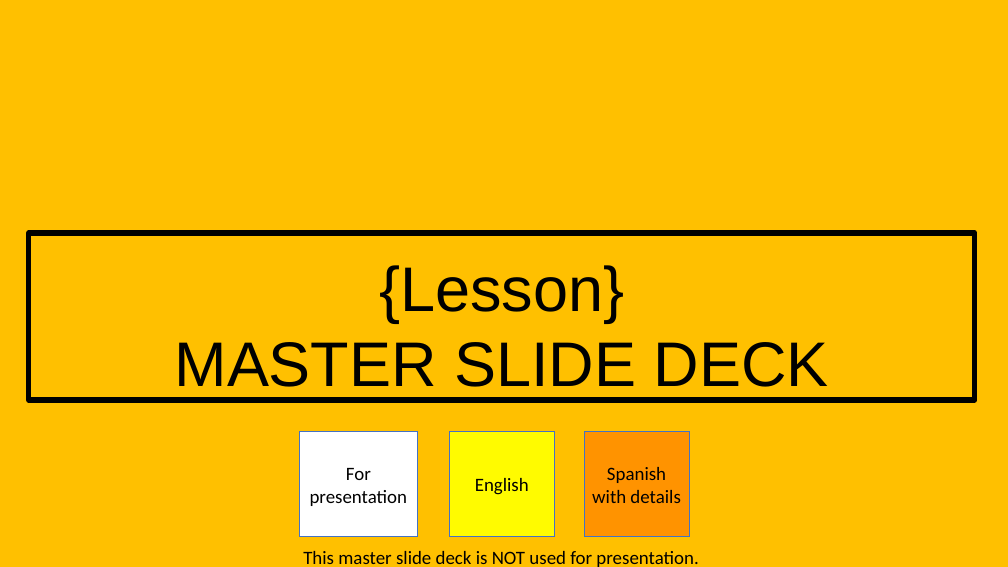
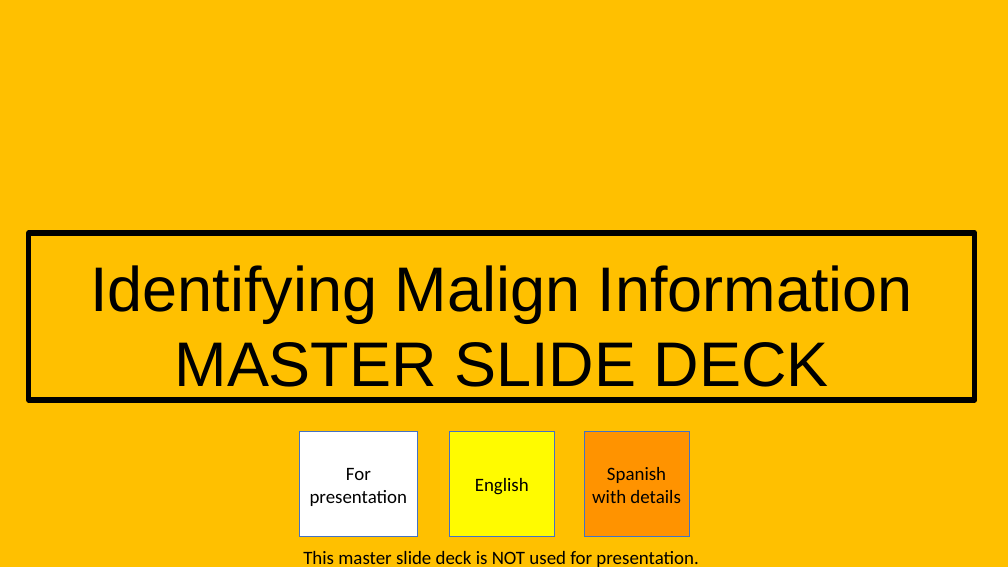
Before and after one commit to irregularchat/Counter_Malign_Information_Training, a slide deck: slide 1 of Counter_Malign_Information/4-Implement-For_Instructors/Lesson_Plans/Lesson_05-Identify_Malign_Information/Audio_Visual-Identify_Misinformation/Instructor-Lesson_Slide-Identify_Misinformation.pptx. Drawn at 1008x567 pixels with LibreOffice and Linux fonts; fonts in the diff are those of the drawing. Boxes give left, top, right and bottom in pixels: in the first picture for what was removed or moved away, otherwise in the second. Text is boxed around its words. In the diff, an @@ line names an element or a change of style, - is before the commit and + after.

Commit message:
added the base for the slide taking from the lesson plan but will need to update and expand and update the lesson plan.

```diff
--- a/Counter_Malign_Information/4-Implement-For_Instructors/Lesson_Plans/Lesson_05-Identify_Malign_Information/Audio_Visual-Identify_Misinformation/Instructor-Lesson_Slide-Identify_Misinformation.pptx
+++ b/Counter_Malign_Information/4-Implement-For_Instructors/Lesson_Plans/Lesson_05-Identify_Malign_Information/Audio_Visual-Identify_Misinformation/Instructor-Lesson_Slide-Identify_Misinformation.pptx
@@ text at (x1=90, y1=265, x2=913, y2=322): text changed @@
-{Lesson}
+Identifying Malign Information
```
Also in this commit, not shown: 12 slides added, 2 slides removed, 1 other file.
